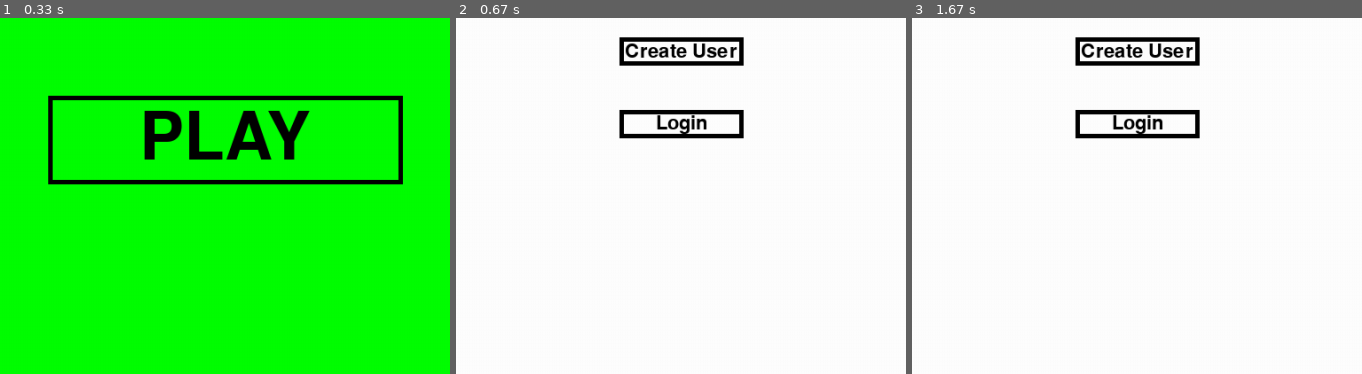
Above: before the commit, frames 1-3 (left to right).
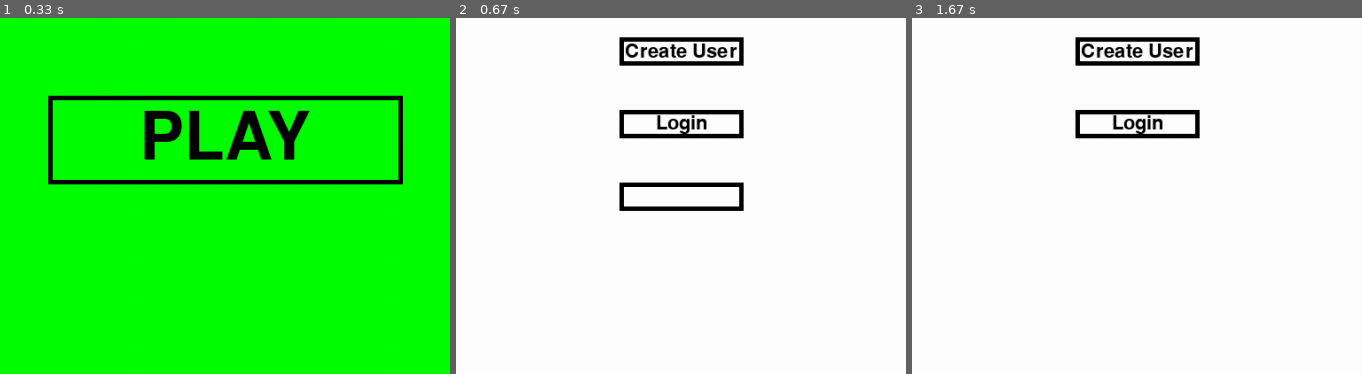
Above: after the commit, the same moments.

Repository: Colepng/Snake
Game: pygame game, started from start.py
The game is run twice, just before and just after one commit, with the same random seed, the same clock (stepped at 60 frames per second) and the same inputs.
Inputs (mouse positions are % of the whole screen's width and height, from its top left):
- Up to frame 1 (0.33 s): no input
- Up to frame 2 (0.67 s): click (97, 3) at 0.38 s
- Up to frame 3 (1.67 s): click "PLAY" at 0.72 s; click (50, 57) at 1.55 s
The pictures show only the part of the screen within x 25-75%, y 33-83%; the shares and areas given below are measured in that part.

Frame 1 is identical in both runs. In frame 2, 0.9% of the frame differs, in the area x 36-64%, y 46-55%; in frame 3, nothing differs.

Commit message:
Login fully functional
Login now loads the user highscore and uses it through out the program

Diff:
--- a/account__screen.py
+++ b/account__screen.py
@@ -1,12 +1,14 @@
-import imp
 import pygame
 from pygame.locals import *
 from create_user import create_user
 from login import login
-from fun import calc_mid_of_rect_for_text
+from fun import calc_mid_of_rect_for_text, get_logged
+from settings import write_logged
 
 
 def login_create_account_screen(screen):
+
+    logged = get_logged()
 
     BLACK = (0, 0, 0)
 
@@ -18,6 +20,8 @@
 
     login_rect = pygame.Rect(create_user_rect.left, create_user_rect.bottom + 50, rect_width, rect_height,)
 
+    logout_rect = pygame.Rect(login_rect.left, login_rect.bottom + 50, rect_width, rect_height,)
+
     back_rect = pygame.Rect(0, 0, rect_width, rect_height)
 
     pygame.font.init()
@@ -25,6 +29,7 @@
     base_font = pygame.font.Font(None, 32)
 
     while True:
+        logged = get_logged()
 
         for event in pygame.event.get():
 
@@ -42,6 +47,8 @@
                 elif back_rect.collidepoint(event.pos):
                     return
 
+                elif logout_rect.collidepoint(event.pos) and logged:
+                    write_logged(False)
 
         login_surface = base_font.render("Login", True, BLACK)
         create_user_surface = base_font.render("Create User", True, BLACK)
@@ -52,6 +59,8 @@
         pygame.draw.rect(screen, BLACK, create_user_rect, 5)
         pygame.draw.rect(screen, BLACK, login_rect, 5)
         pygame.draw.rect(screen, BLACK, back_rect, 5)
+        if logged:
+            pygame.draw.rect(screen, BLACK, logout_rect, 5)
 
         screen.blit(login_surface, calc_mid_of_rect_for_text(login_rect, login_surface))
 
--- a/fun.py
+++ b/fun.py
@@ -5,13 +5,17 @@
 setting = open('settings.json',)
 setting_json = json.load(setting)
 size = setting_json['size']
+logged = json.load(open('logged.json',))
 setting.close()
+def get_logged():
+    logged = json.load(open('logged.json',))
+    return logged
 
 def calc_in_grid(num_to_round, grid_size):
     return round(num_to_round/grid_size)*grid_size
 
 def set_up_highscore():
-    filename = "highscore.pk"
+    filename = "highscore.pk" if logged == False else "highscore_account.pk"
     with open(filename,  "wb") as f:
         highscore = 0
         pickle.dump(highscore, f)
@@ -50,3 +54,7 @@
 def draw_surfaces(screen, input_surface, text_surface, rect):
     screen.blit(input_surface, calc_mid_of_rect_for_text(rect, input_surface))
     screen.blit(text_surface, calc_offset_of_outside_text(rect, text_surface))
+
+def update_account_highscore(score):
+    with open("highscore_account.pk", "wb") as f:
+        pickle.dump(score, f)
--- a/game.py
+++ b/game.py
@@ -24,7 +24,7 @@
 
     def run(self, surface, length, size, win_x, win_y, starting_x, starting_y, head_colour, snake_colour_1, snake_colour_2,if_hex, speed):# The games loop
         #sets the windoes size
-        #fun.set_up_highscore()
+        # fun.set_up_highscore()
         self.snake = snake.Snake(surface, length, size, win_x, win_y, starting_x, starting_y, head_colour, snake_colour_1, snake_colour_2,if_hex)
         self.snake.draw()
         #print(pygame.display.get_window_size())
--- /dev/null
+++ b/logged.json
@@ -0,0 +1 @@
+true
--- a/login.py
+++ b/login.py
@@ -53,7 +53,7 @@
 
                 if login_rect.collidepoint(event.pos):
                     print("login")
-                    if main("login",user_text[0],user_text[1]):
+                    if main("login", user_text[0], user_text[1]):
                         print("Login Successful")
                     else:
                         print("Login Failed")
--- a/play_again.py
+++ b/play_again.py
@@ -1,9 +1,12 @@
 import pygame
 from pygame.locals import *
 import pickle
+import json
 
 
 def play_again(screen, starting_x, starting_y,width,height, apple_count):
+
+    logged = json.load(open('logged.json',))
 
     WHITE = (255,255,255)
 
@@ -17,10 +20,13 @@
     apple_rect = apple.get_rect(x=main_rect.left + 100, y=main_rect.top + 50)
 
     new_high_score = False
-    filename = "highscore.pk"
+    filename = "highscore.pk" if not logged else "highscore_account.pk"
+    print(logged)
+    print(filename)
     with open(filename,  "rb") as f:
         unpick = pickle.Unpickler(f)
         old_highscore = unpick.load()
+        print(old_highscore)
 
         if old_highscore < apple_count:
 
@@ -31,6 +37,7 @@
     with open(filename,  "rb") as f:
         unpick = pickle.Unpickler(f)
         highscore = unpick.load()
+        print(highscore)
 
     play_again_rect = pygame.Rect(0,0,400 - 5,50)
     play_again_rect = pygame.Rect(main_rect.left,main_rect.bottom + 10, play_again_rect.width, play_again_rect.height)
--- a/serve_fun.py
+++ b/serve_fun.py
@@ -2,6 +2,9 @@
 import sqlite3 as sql
 from types import NoneType
 import urllib.request
+from fun import update_account_highscore
+
+from settings import write_logged
 
 def main(fun, username, password, public_username=None):
 
@@ -80,7 +83,7 @@
         server.send(b"sync")
 
 
-    def login_user(username,password):
+    def login_user(username, password):
         if connect():
             sync()
             loop()
@@ -94,7 +97,12 @@
         fetch = cur.fetchone()
         print(fetch)
         if type(fetch) != NoneType:
-            con.close()
+            get_highscore  = f"SELECT highscore FROM Snake WHERE username = '{username}'"
+            cur.execute(get_highscore)
+            fetch_highscore = cur.fetchone()
+            print(fetch_highscore[0])
+            write_logged(True)
+            update_account_highscore(fetch_highscore[0])
             return True
         else:
             con.close()
--- a/settings.json
+++ b/settings.json
@@ -5,21 +5,9 @@
     "starting_y": 420,
     "size": 35,
     "length": 6,
-    "head_colour": [
-        100,
-        0,
-        200
-    ],
-    "snake_colour_1": [
-        150,
-        0,
-        0
-    ],
-    "snake_colour_2": [
-        50,
-        0,
-        150
-    ],
+    "head_colour": "#9334FD",
+    "snake_colour_1": "#5434AC",
+    "snake_colour_2": "#45248E",
     "head_colour_rgb": [
         100,
         0,
@@ -38,6 +26,6 @@
     "head_colour_hex": "#9334FD",
     "snake_colour_1_hex": "#5434AC",
     "snake_colour_2_hex": "#45248E",
-    "speed": 10,
-    "if_hex": false
+    "speed": 12,
+    "if_hex": true
 }
--- a/settings.py
+++ b/settings.py
@@ -5,6 +5,11 @@
 
 setting = open('settings.json',)
 setting_json = json.load(setting)
+
+def write_logged(logged):
+    with open('logged.json','w') as f:
+        json.dump(logged, f)
+        f.close()
 
 json.load(open('settings.json',))['head_colour_rgb']
 
@@ -49,3 +54,5 @@
 #    // "head_colour": "#320E3B",
 #     // "snake_colour_1": "#EDF4ED",
 #     // "snake_colour_2": "#4CB963"
+
+# print(json.load(open('logged.json',)))
Not shown, added: logged
Not shown, changed: highscore.pk
Not shown, added: highscore_account.pk
Not shown, changed: to do.md
